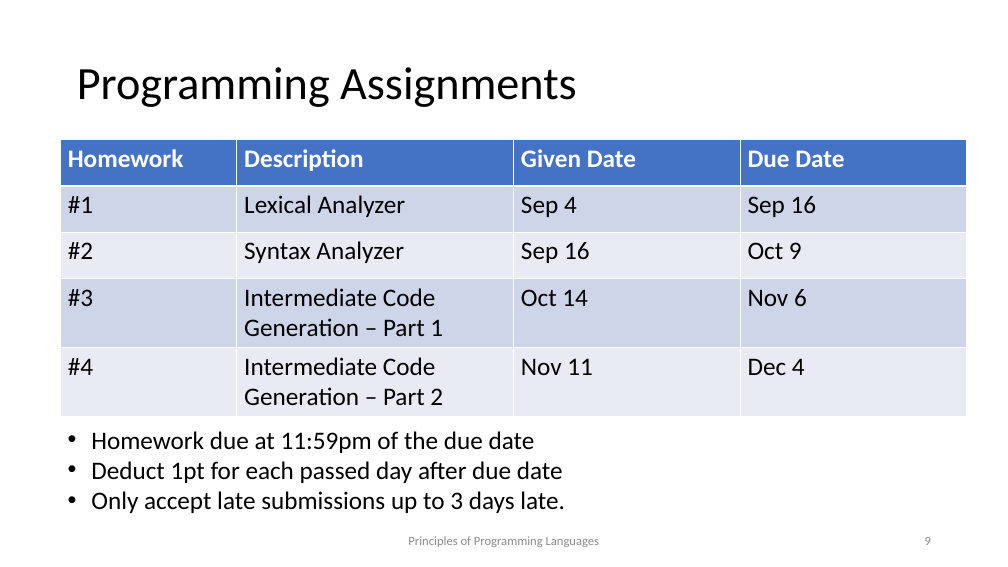
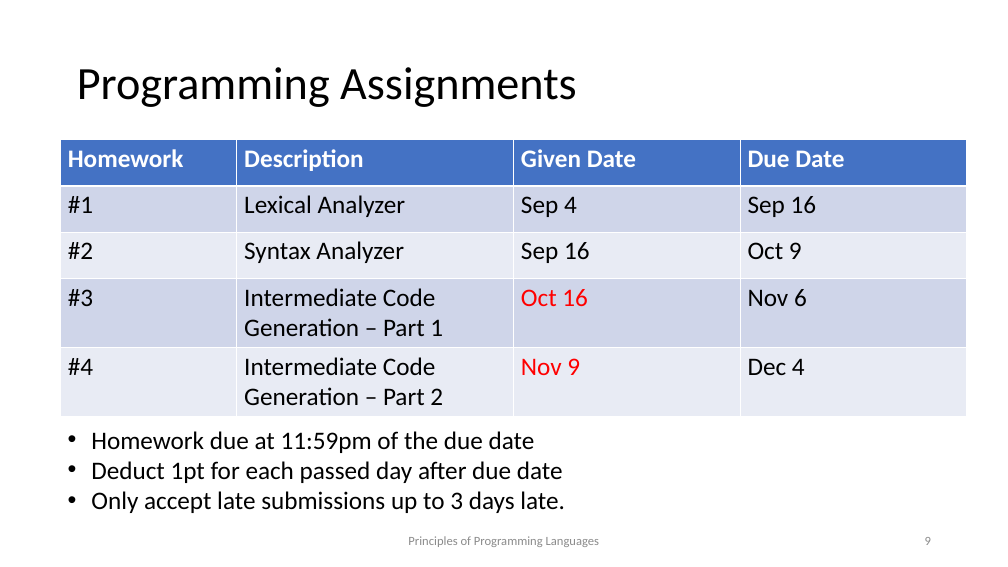
Before and after one commit to kongm/pl-design, a slide deck: slide 9 of C0-preliminaries.pptx. Drawn at 1008x567 pixels with LibreOffice and Linux fonts; fonts in the diff are those of the drawing. Boxes give left, top, right and bottom in pixels: in the first picture for what was removed or moved away, otherwise in the second. Text is boxed around its words. In the diff, an @@ line names an element or a change of style, - is before the commit and + after.

```diff
--- a/C0-preliminaries.pptx
+++ b/C0-preliminaries.pptx
@@ table at [60,140,967,414] @@
-row 4, column 3: Oct 14
+row 4, column 3: Oct 16
-row 5, column 3: Nov 11
+row 5, column 3: Nov 9
```
Also in this commit, not shown: 7 other slides changed, 2 slides added, 1 other file.
